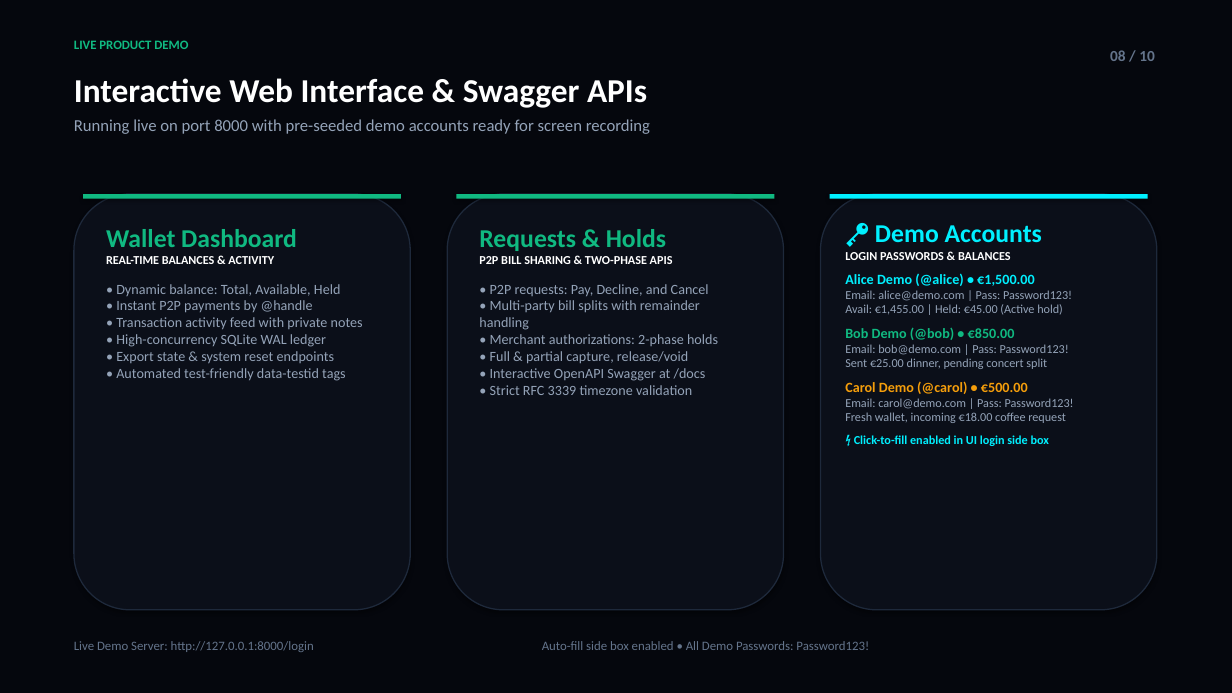
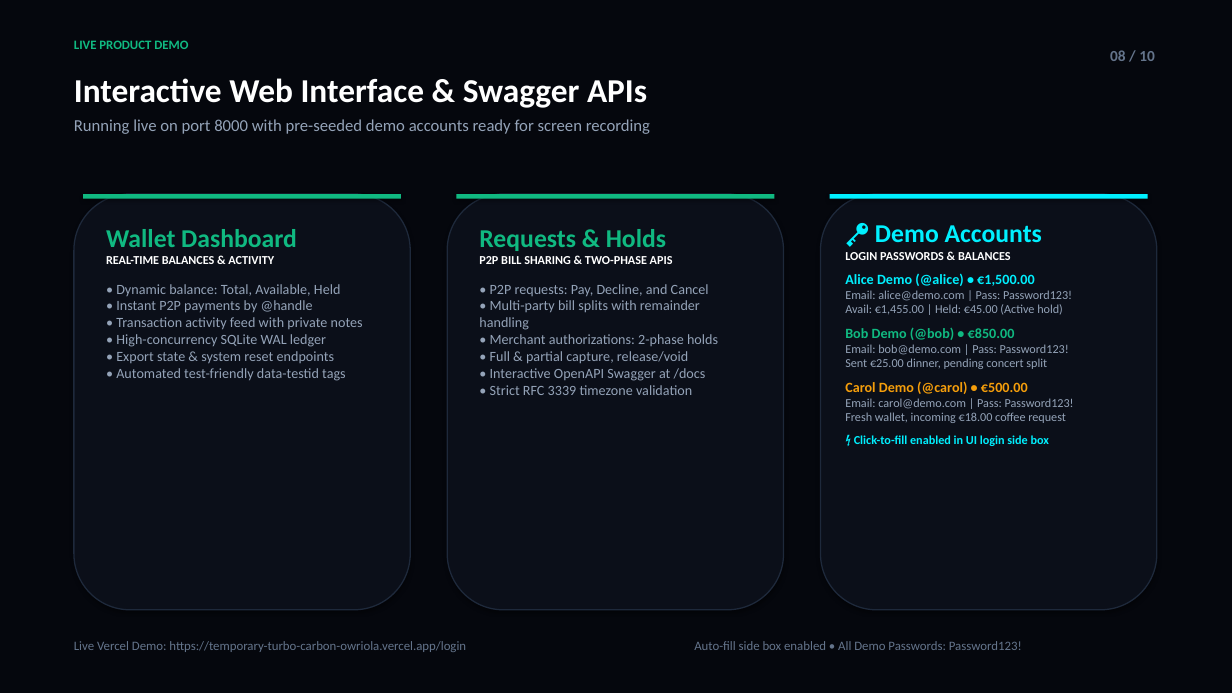
Before and after one commit to novaecosystems-cloud/Pocketpay, a slide deck: slide 8 of Pocketpay_Pitch_Deck.pptx. Drawn at 1232x693 pixels with LibreOffice and Linux fonts; fonts in the diff are those of the drawing. Boxes give left, top, right and bottom in pixels: in the first picture for what was removed or moved away, otherwise in the second. Text is boxed around its words. In the diff, an @@ line names an element or a change of style, - is before the commit and + after.

Commit message:
feat(deploy): configure and deploy Pocketpay on Vercel with live demo and pitch deck updates

```diff
--- a/Pocketpay_Pitch_Deck.pptx
+++ b/Pocketpay_Pitch_Deck.pptx
@@ text at [74, 641, 1022, 652]: text changed @@
-Live Demo Server: http://127.0.0.1:8000/login Auto-fill side box enabled • All Demo Passwords: Password123!
+Live Vercel Demo: https://temporary-turbo-carbon-owriola.vercel.app/login Auto-fill side box enabled • All Demo Passwords: Password123!
```
Also in this commit, not shown: 1 other slide changed, 10 other files.
